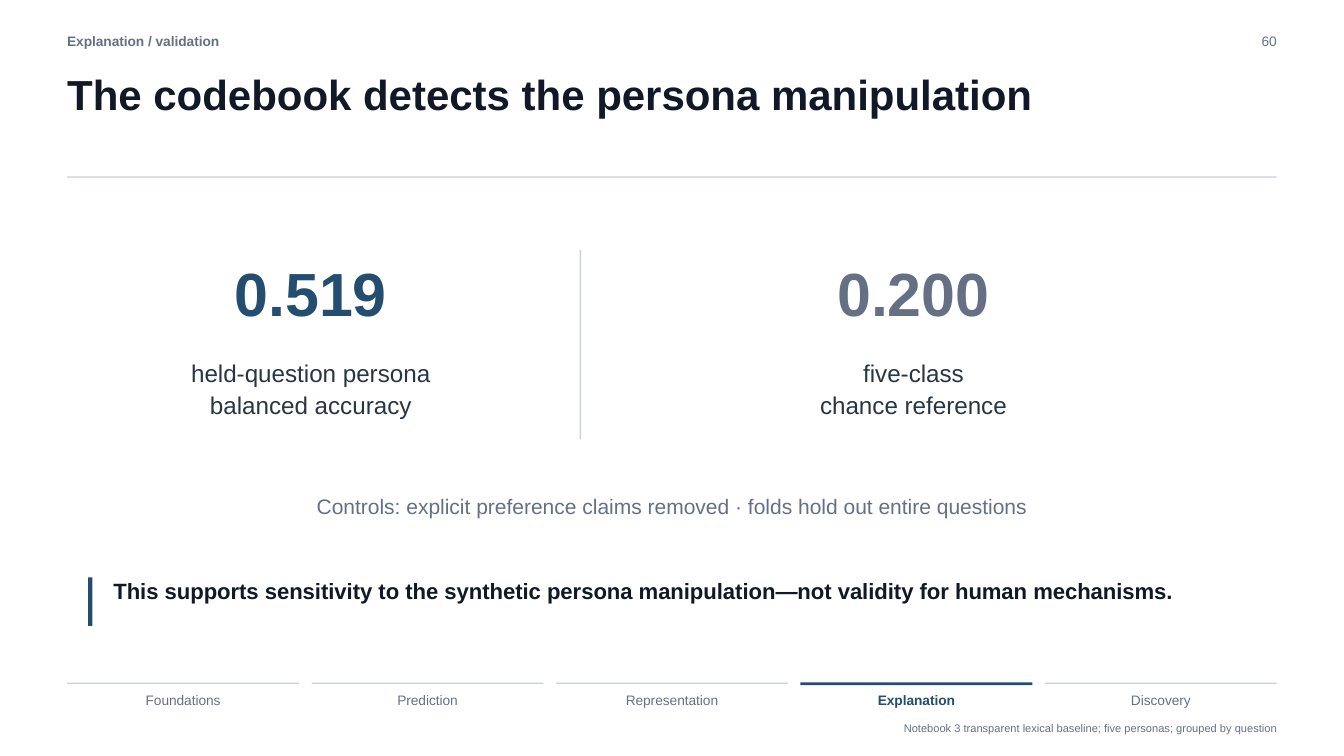
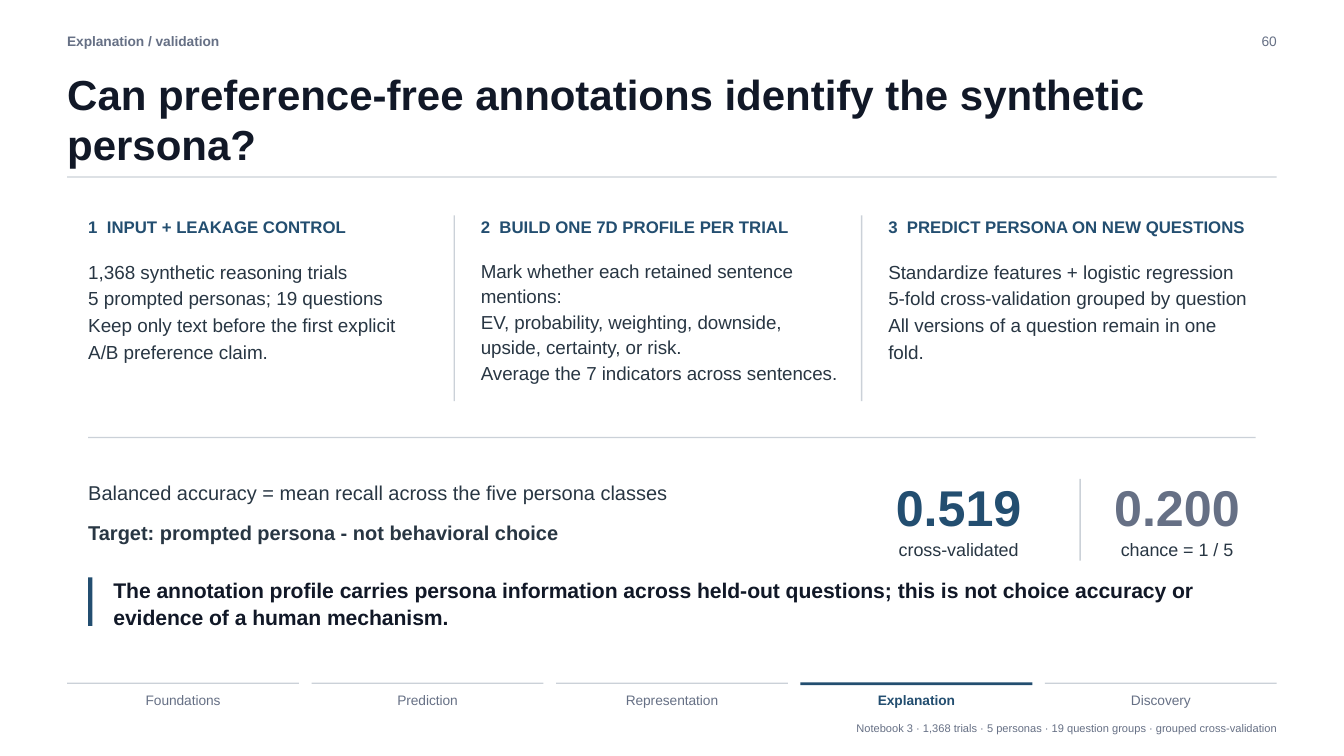
Before and after one commit to xhb120633/LLM_human_decisions, a slide deck: slide 60 of slides/llm_human_decisions_tutorial.pptx. Drawn at 1344x756 pixels with LibreOffice and Linux fonts; fonts in the diff are those of the drawing. Boxes give left, top, right and bottom in pixels: in the first picture for what was removed or moved away, otherwise in the second. Text is boxed around its words. In the diff, an @@ line names an element or a change of style, - is before the commit and + after.

```diff
--- a/slides/llm_human_decisions_tutorial.pptx
+++ b/slides/llm_human_decisions_tutorial.pptx
@@ text at box(67, 79, 1144, 168): text changed @@
-The codebook detects the persona manipulation
+Can preference-free annotations identify the synthetic persona?
@@ text added at box(88, 221, 346, 233), 12 pt, text #234E70, bold @@
+1 INPUT + LEAKAGE CONTROL
@@ rectangle: place and size @@
-rectangle at box(580, 250, 582, 440)
+rectangle at box(454, 216, 455, 401)
@@ text added at box(481, 221, 788, 233), 12 pt, text #234E70, bold @@
+2 BUILD ONE 7D PROFILE PER TRIAL
@@ rectangle added at box(861, 216, 862, 401), fill #CBD1D8 @@
@@ text added at box(888, 221, 1245, 237), 12 pt, text #234E70, bold @@
+3 PREDICT PERSONA ON NEW QUESTIONS
@@ text at box(88, 265, 395, 363): text changed; size 17.2 to 13.5 pt @@
-held-question persona
-balanced accuracy
+1,368 synthetic reasoning trials
+5 prompted personas; 19 questions
+Keep only text before the first explicit
+A/B preference claim.
@@ text added at box(481, 264, 837, 384), 13.4 pt, text #283643 @@
+Mark whether each retained sentence
+mentions:
+EV, probability, weighting, downside,
+upside, certainty, or risk.
+Average the 7 indicators across sentences.
@@ text added at box(888, 265, 1247, 359), 13.5 pt, text #283643 @@
+Standardize features + logistic regression
+5-fold cross-validation grouped by question
+All versions of a question remain in one
+fold.
@@ text removed at box(820, 364, 1007, 415) @@
-five-class
-chance reference
@@ rectangle added at box(89, 437, 1256, 438), fill #CBD1D8 @@
@@ text "0.519": place and size @@
-text "0.519" at box(234, 273, 386, 317)
+text "0.519" at box(896, 491, 1022, 527)
@@ text "0.519" at box(896, 491, 1022, 527): size 43.5 to 35.9 pt @@
@@ rectangle added at box(1080, 479, 1082, 561), fill #CBD1D8 @@
@@ text "0.200" at box(1114, 491, 1240, 527): size 43.5 to 35.9 pt @@
@@ text "0.200": place and size @@
-text "0.200" at box(837, 273, 989, 317)
+text "0.200" at box(1114, 491, 1240, 527)
@@ text added at box(88, 485, 668, 504), 14.2 pt, text #283643 @@
+Balanced accuracy = mean recall across the five persona classes
@@ text removed at box(317, 499, 1027, 518) @@
-Controls: explicit preference claims removed · folds hold out entire questions
@@ text added at box(88, 525, 558, 544), 14.2 pt, text #283643, bold @@
+Target: prompted persona - not behavioral choice
@@ text added at box(899, 543, 1019, 556), 12.8 pt, text #283643 @@
+cross-validated
@@ text added at box(1121, 543, 1233, 556), 12.8 pt, text #283643 @@
+chance = 1 / 5
@@ text at box(113, 582, 1193, 626): text changed; size 15.8 to 15 pt @@
-This supports sensitivity to the synthetic persona manipulation—not validity for human mechanisms.
+The annotation profile carries persona information across held-out questions; this is not choice accuracy or evidence of a human mechanism.
@@ text at box(856, 724, 1277, 734): text changed @@
-Notebook 3 transparent lexical baseline; five personas; grouped by question
+Notebook 3 · 1,368 trials · 5 personas · 19 question groups · grouped cross-validation
```
Also in this commit, not shown: 6 other files.
